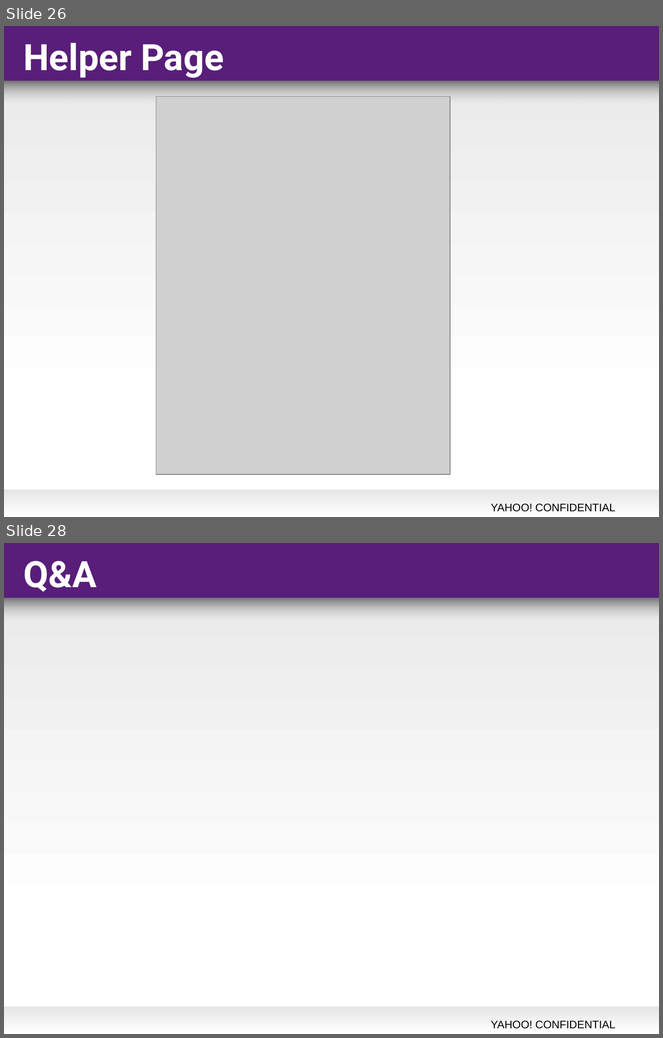
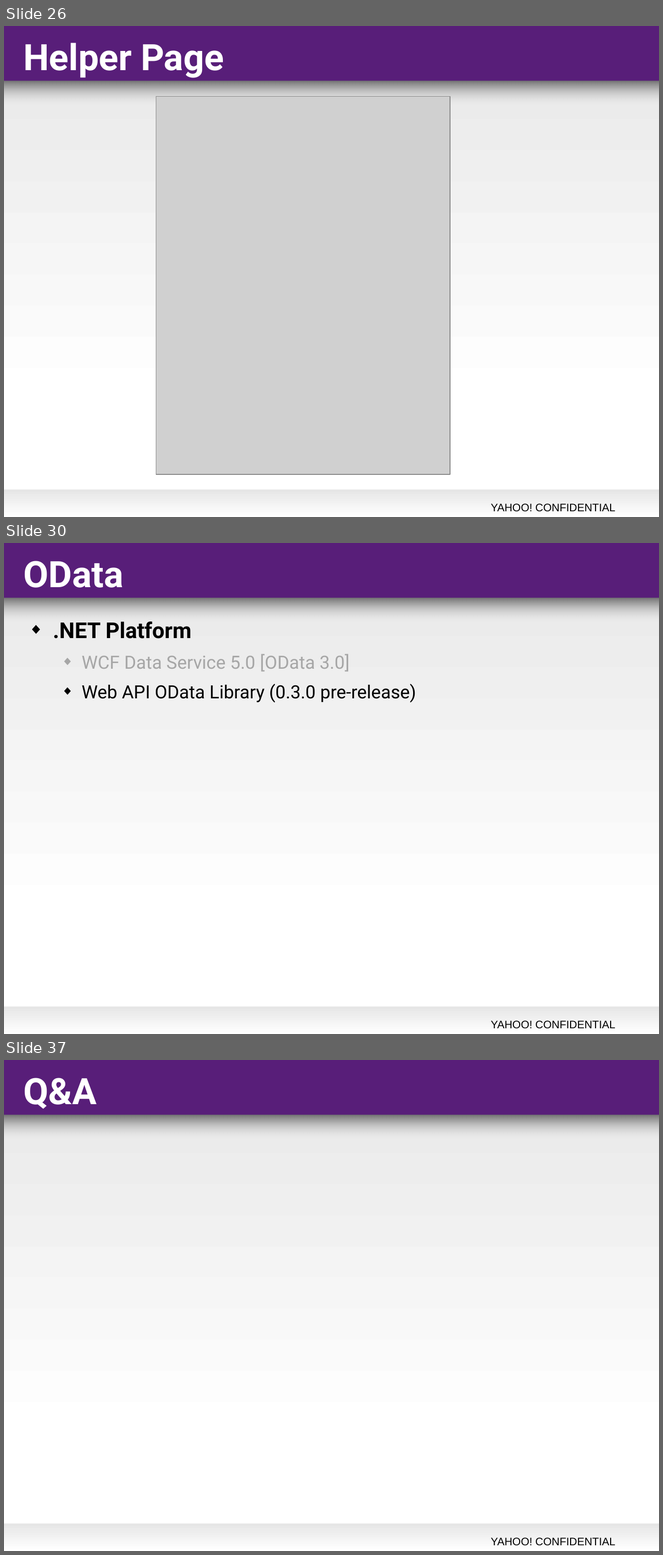
Before and after one commit to jacktsai/WebApiSurvey, a slide deck: WebApi - ADVANCED.ppt. Shown one above the other, each under a label of ours: slides 26 and 28 before the commit, slides 26, 30 and 37 after it; the slides between them are not shown. The pictures are 663x1038 and 663x1555 pixels, drawn with LibreOffice and Linux fonts; fonts in the diff are those of the drawing; grey boxes stand for pictures; background and template pictures are left out. Boxes give left, top, right and bottom in pixels: in the first picture for what was removed or moved away, otherwise in the second. Text is boxed around its words. In the diff, an @@ line names an element or a change of style, - is before the commit and + after.

```diff
--- a/WebApi - ADVANCED.ppt
+++ b/WebApi - ADVANCED.ppt
@@ slide 30 added at (4,543,659,1034), background #FFFFFF; not listed: 5 template elements that a slide beside it also shows @@
@@ title added at (23,561,123,588), 40 pt, text #FFFFFF, bold @@
+OData
@@ text added at (53,622,416,703), 20 pt, text #000000 @@
+◆ .NET Platform
+  ◆ WCF Data Service 5.0 [OData 3.0]
+  ◆ Web API OData Library (0.3.0 pre-release)
@@ what was slide 28 is now slide 37 @@
```
Also in this commit, not shown: 9 other slides added, 1 slide removed, 16 other files.
